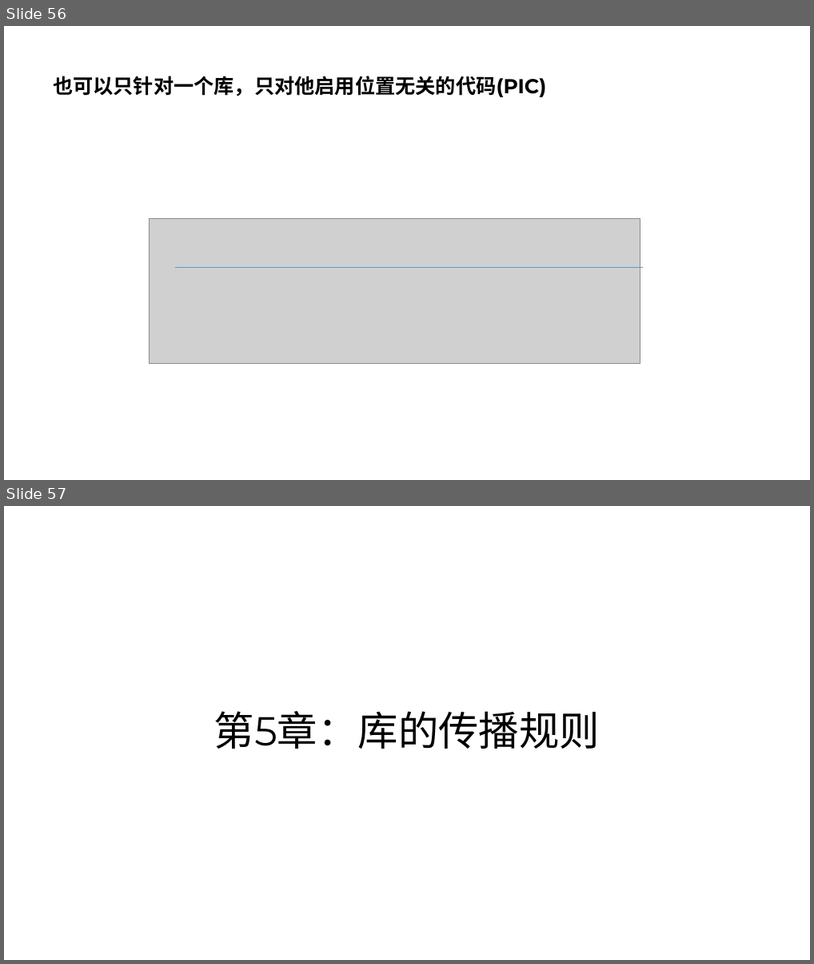
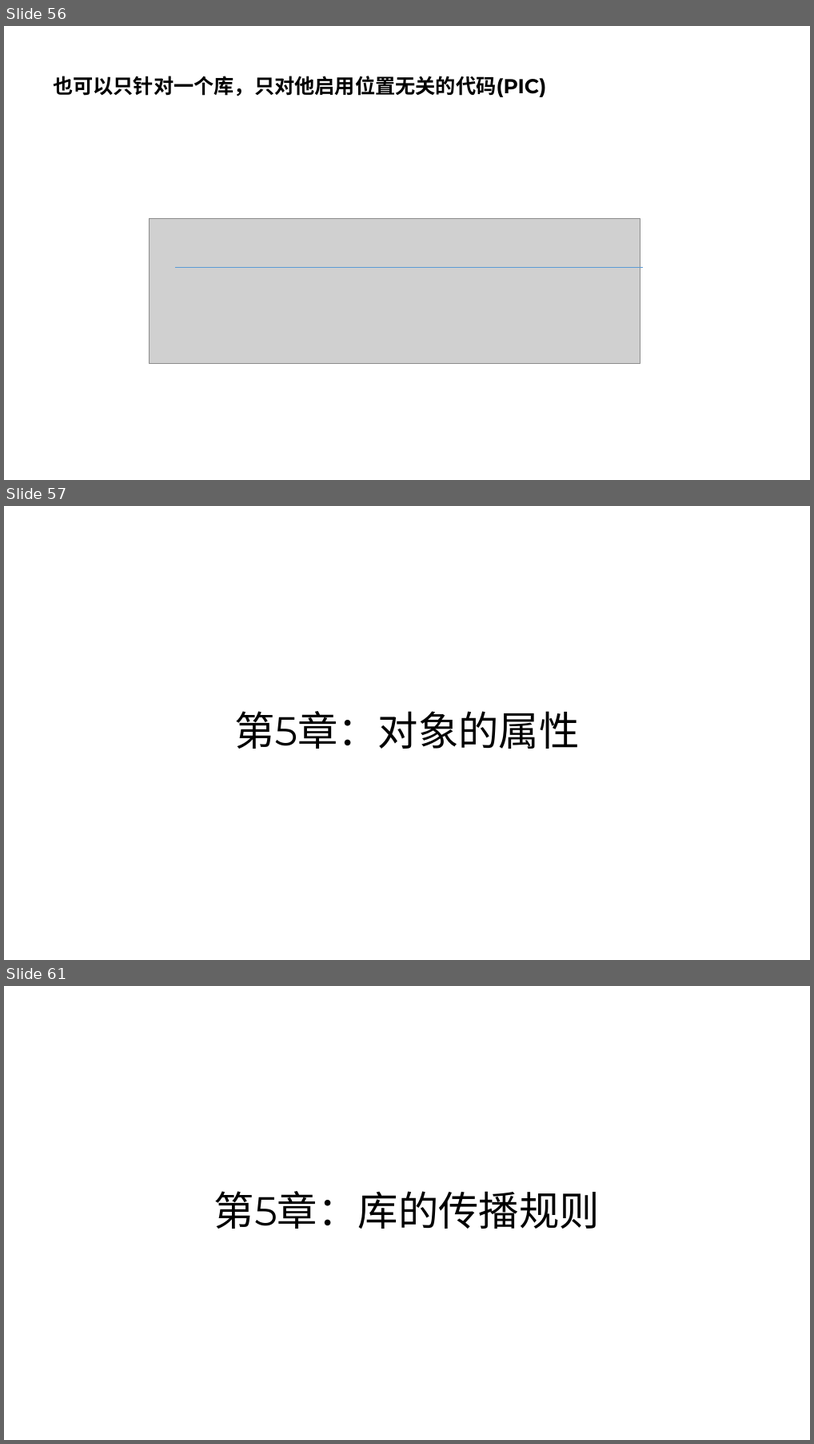
Before and after one commit to parallel101/course, a slide deck: 11/slides.pptx. Shown one above the other, each under a label of ours: slides 56 and 57 before the commit, slides 56, 57 and 61 after it; the slides between them are not shown. The pictures are 814x964 and 814x1444 pixels, drawn with LibreOffice and Linux fonts; fonts in the diff are those of the drawing; grey boxes stand for pictures. Boxes give left, top, right and bottom in pixels: in the first picture for what was removed or moved away, otherwise in the second. Text is boxed around its words. In the diff, an @@ line names an element or a change of style, - is before the commit and + after.

```diff
--- a/11/slides.pptx
+++ b/11/slides.pptx
@@ slide 57 added at (4,506,810,960), background #FFFFFF @@
@@ title added at (234,711,580,748), 48 pt, text #000000 @@
+第5章：对象的属性
@@ what was slide 57 is now slide 61 @@
```
Also in this commit, not shown: 3 other slides added, 13 other files.
